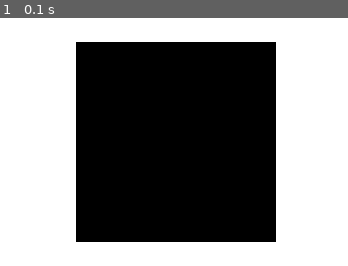
Above: before the commit, frame 1.
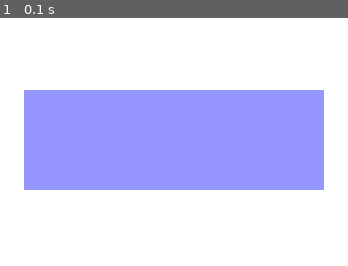
Above: after the commit, the same moment.

Repository: chriskay25/pygame-test
Game: pygame game, started from game.py
Two runs of this game, one before a commit and one after it. Both use one fixed random seed, a clock stepped at 60 frames per second and the inputs below.
Inputs:
- Up to frame 1 (0.1 s): no input

The runs differ from the first frame. In frame 1, 58% of the frame differs, in the area x 6-94%, y 9-91%.

Commit message:
Create Player obj and add to screen, remove temp surf obj

Diff:
--- a/game.py
+++ b/game.py
@@ -11,11 +11,24 @@
 )
 
 def run_game():
-    # Initialize and set up screen
-    pg.init()
+    # Set up screen.
     screen_width = 800
     screen_height = 500
+
+    # Create Player object.
+    class Player(pg.sprite.Sprite):
+        def __init__(self):
+            super(Player, self).__init__()
+            self.surf = pg.Surface((75,25))
+            self.surf.fill((150,150,255))
+            self.rect = self.surf.get_rect()
+
+    pg.init()
+
     screen = pg.display.set_mode([screen_width, screen_height])
+
+    # Instantiate player.
+    player = Player()
 
     running = True
 
@@ -29,17 +42,14 @@
 
         screen.fill((255,255,255))
 
-        surf = pg.Surface((50,50))
-        surf.fill((0,0,0))
-        rect = surf.get_rect()
-        surf_center = (
-            (screen_width - surf.get_width()) / 2,
-            (screen_height - surf.get_height()) / 2
+        player_center = (
+            (screen_width - player.surf.get_width()) / 2,
+            (screen_height - player.surf.get_height()) / 2
         )
-        # Use blit to copy surf Surface onto screen Surface
-        screen.blit(surf, surf_center)
+        # Use blit to copy player Surface onto screen Surface.
+        screen.blit(player.surf, player_center)
 
-        # Screen refresh
+        # Screen refresh.
         pg.display.flip()
 
     pg.quit()
